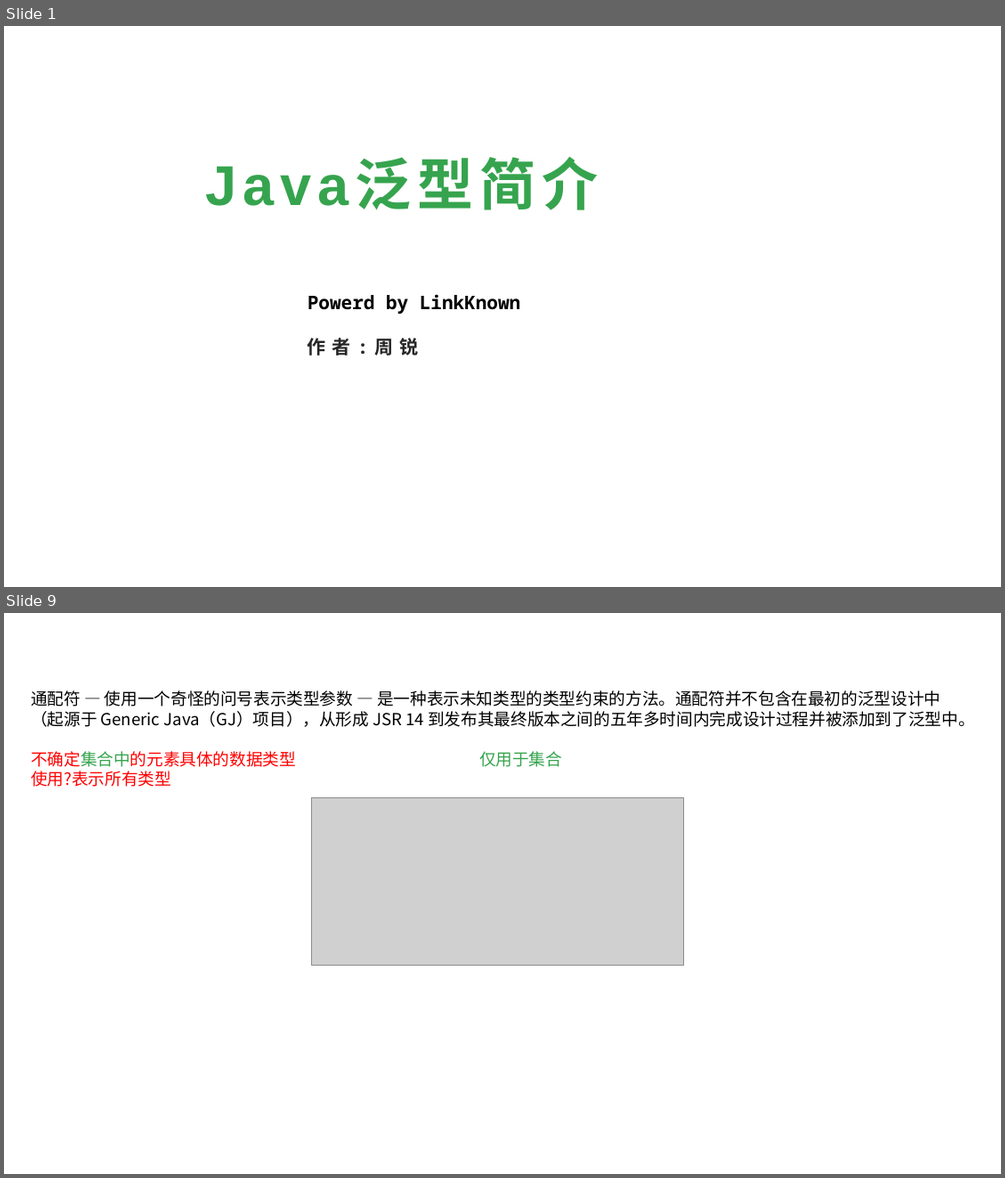
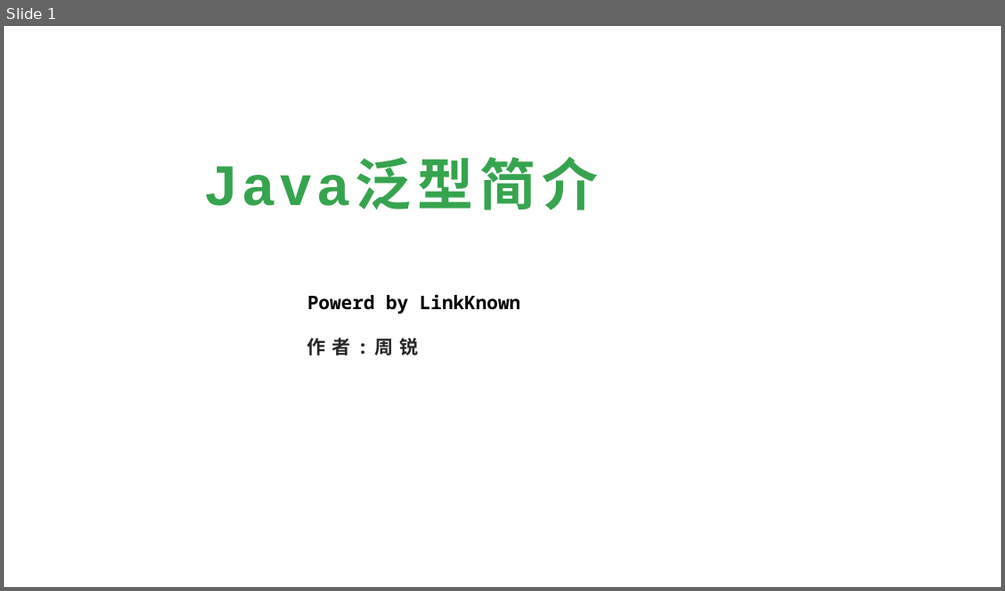
Before and after one commit to linkknown/PPT, a slide deck: 基础PPT/第11章：Java泛型简介.pptx. Shown one above the other, each under a label of ours: slides 1 and 9 before the commit, slide 1 after it; the slides between them are not shown. The pictures are 1005x1178 and 1005x591 pixels, drawn with LibreOffice and Linux fonts; fonts in the diff are those of the drawing; grey boxes stand for pictures; background and template pictures are left out. Boxes give left, top, right and bottom in pixels: in the first picture for what was removed or moved away, otherwise in the second. Text is boxed around its words. In the diff, an @@ line names an element or a change of style, - is before the commit and + after.

```diff
--- a/基础PPT/第11章：Java泛型简介.pptx
+++ b/基础PPT/第11章：Java泛型简介.pptx
@@ slide 9 removed at box(4, 613, 1001, 1174), background picture (left out) @@
@@ text removed at box(31, 690, 974, 787) @@
-通配符 — 使用一个奇怪的问号表示类型参数 — 是一种表示未知类型的类型约束的方法。通配符并不包含在最初的泛型设计中（起源于 Generic Java（GJ）项目），从形成 JSR 14 到发布其最终版本之间的五年多时间内完成设计过程并被添加到了泛型中。
-不确定集合中的元素具体的数据类型 仅用于集合
-使用?表示所有类型
@@ picture removed at box(312, 798, 684, 965) @@
```
Also in this commit, not shown: 8 slides changed, 2 slides added, 10 other slides removed, 1 other file.
